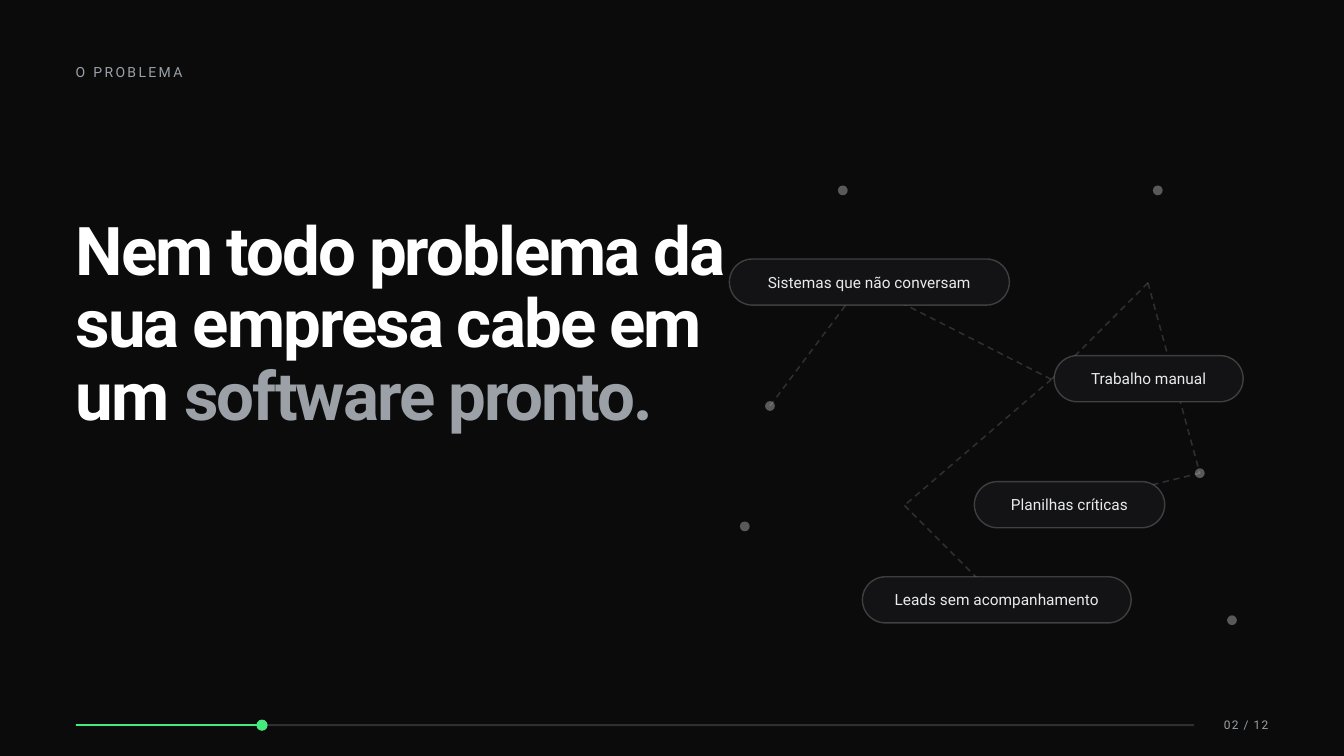
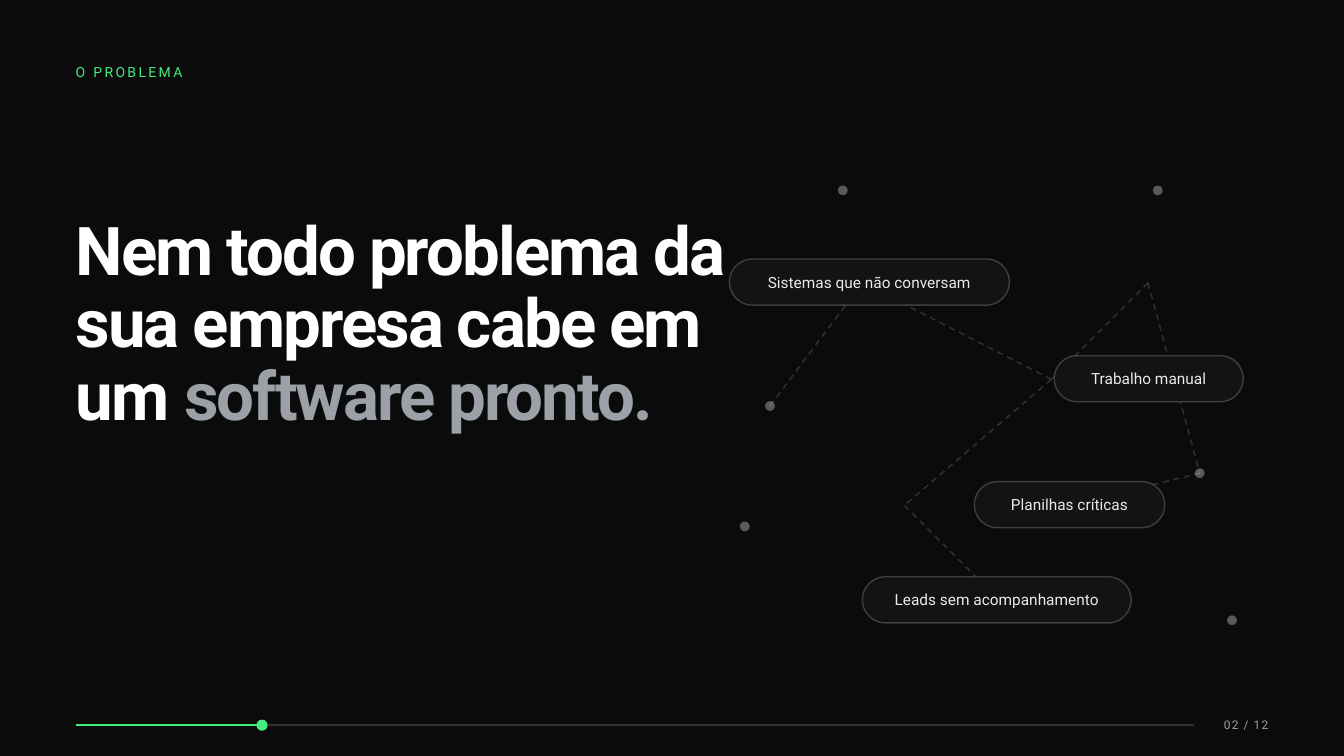
Before and after one commit to Luigi-Choffe/dreamy-site, a slide deck: slide 2 of docs/apresentacao/Dreamy — Apresentação Institucional (editável).pptx. Drawn at 1344x756 pixels with LibreOffice and Linux fonts; fonts in the diff are those of the drawing. Boxes give left, top, right and bottom in pixels: in the first picture for what was removed or moved away, otherwise in the second. Text is boxed around its words. In the diff, an @@ line names an element or a change of style, - is before the commit and + after.

```diff
--- a/docs/apresentacao/Dreamy — Apresentação Institucional (editável).pptx
+++ b/docs/apresentacao/Dreamy — Apresentação Institucional (editável).pptx
@@ text "O PROBLEMA" at bbox=[76, 67, 182, 77]: text colour #9BA1A6 to #46EB7E @@
```
Also in this commit, not shown: 1 other slide changed, 9 other files.
